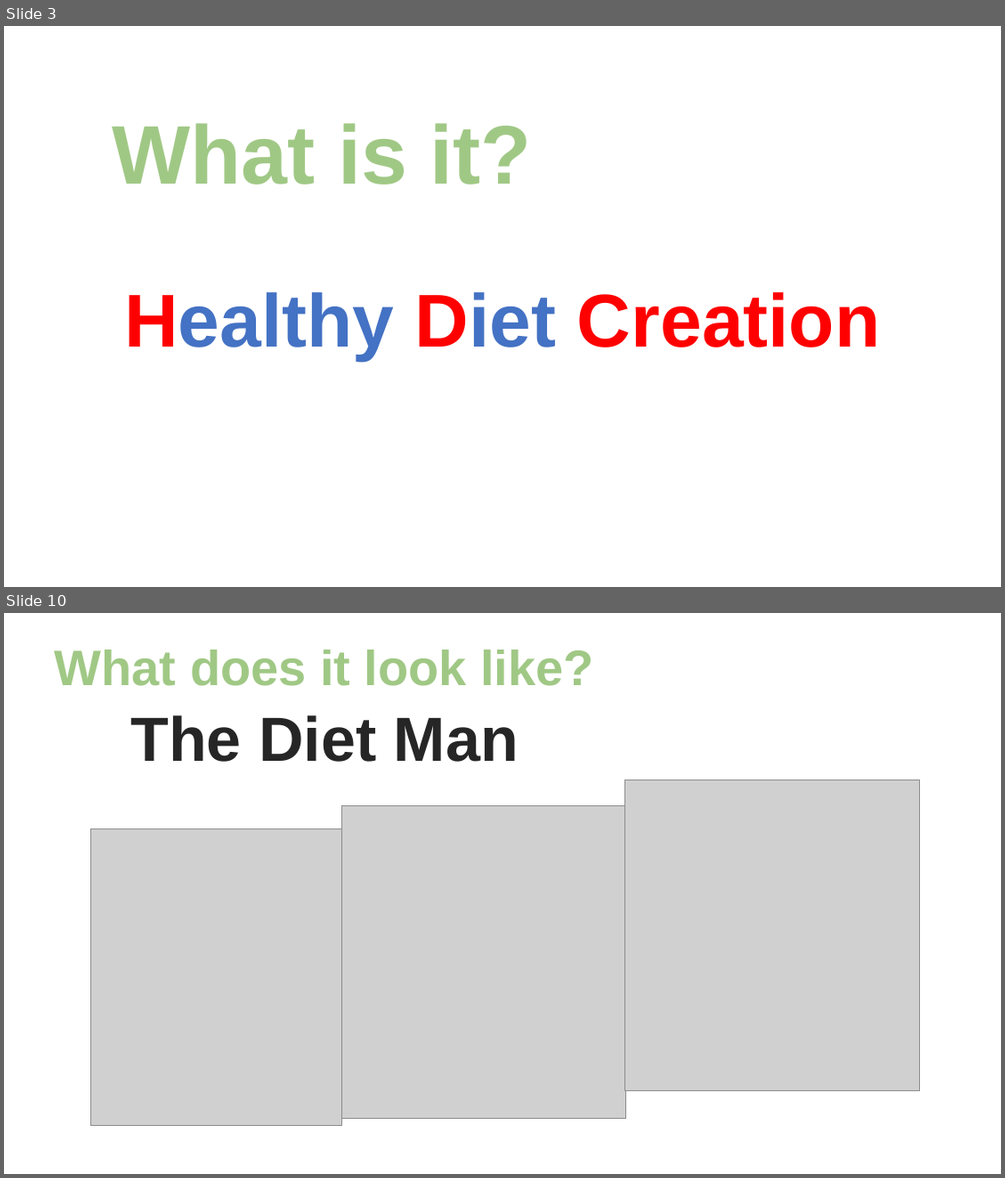
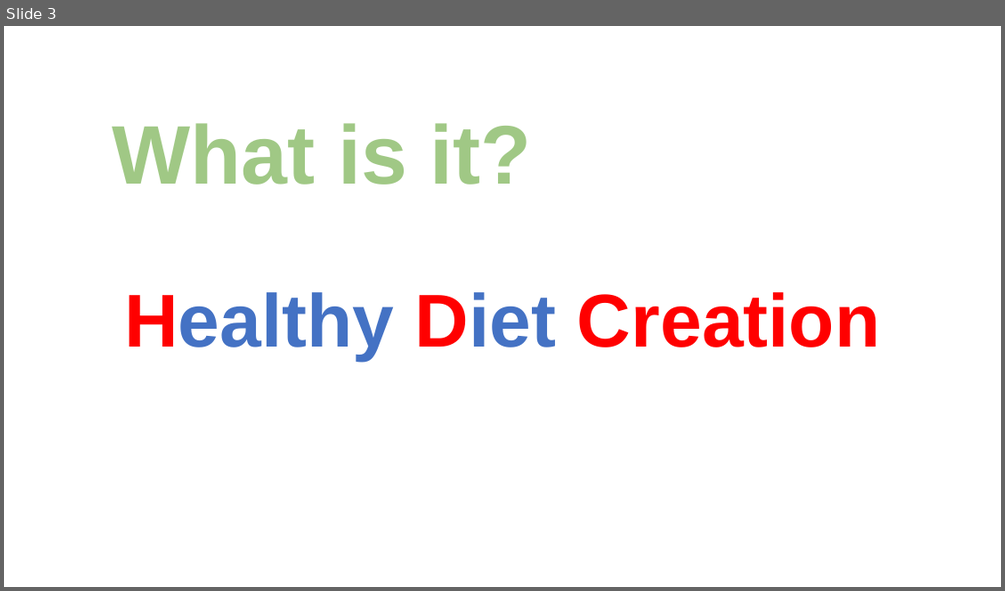
Before and after one commit to klustar/sanhak, a slide deck: 산학프로젝트_국방색순대국밥.pptx. Shown one above the other, each under a label of ours: slides 3 and 10 before the commit, slide 3 after it; the slides between them are not shown. The pictures are 1005x1178 and 1005x591 pixels, drawn with LibreOffice and Linux fonts; fonts in the diff are those of the drawing; grey boxes stand for pictures; background and template pictures are left out. Boxes give left, top, right and bottom in pixels: in the first picture for what was removed or moved away, otherwise in the second. Text is boxed around its words. In the diff, an @@ line names an element or a change of style, - is before the commit and + after.

```diff
--- a/산학프로젝트_국방색순대국밥.pptx
+++ b/산학프로젝트_국방색순대국밥.pptx
@@ slide 10 removed at [4, 613, 1001, 1174], background picture (left out) @@
@@ text removed at [55, 649, 593, 686] @@
-What does it look like?
@@ text removed at [131, 715, 518, 762] @@
-The Diet Man
@@ picture removed at [624, 779, 919, 1091] @@
@@ picture removed at [342, 806, 625, 1119] @@
@@ picture removed at [90, 829, 342, 1126] @@
```
Also in this commit, not shown: 9 slides changed, 5 slides added, 1 other slide removed, 4 other files.
